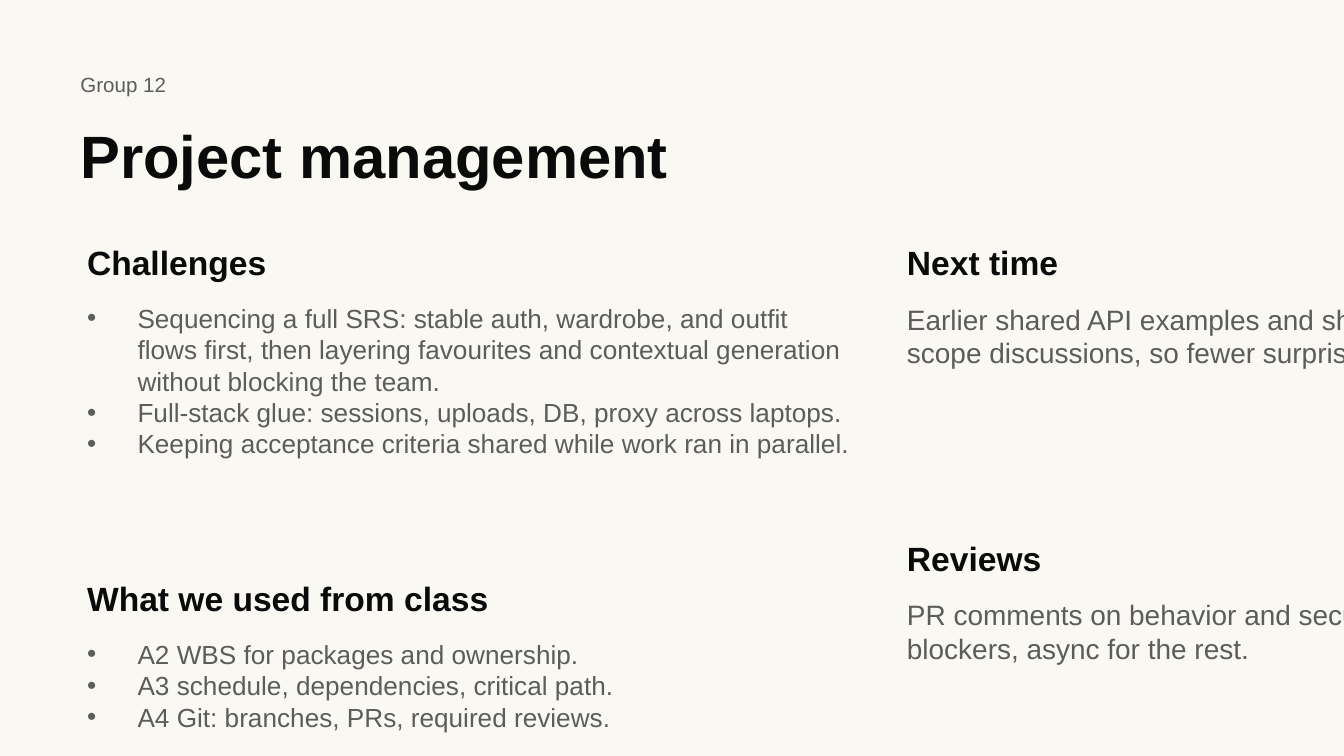
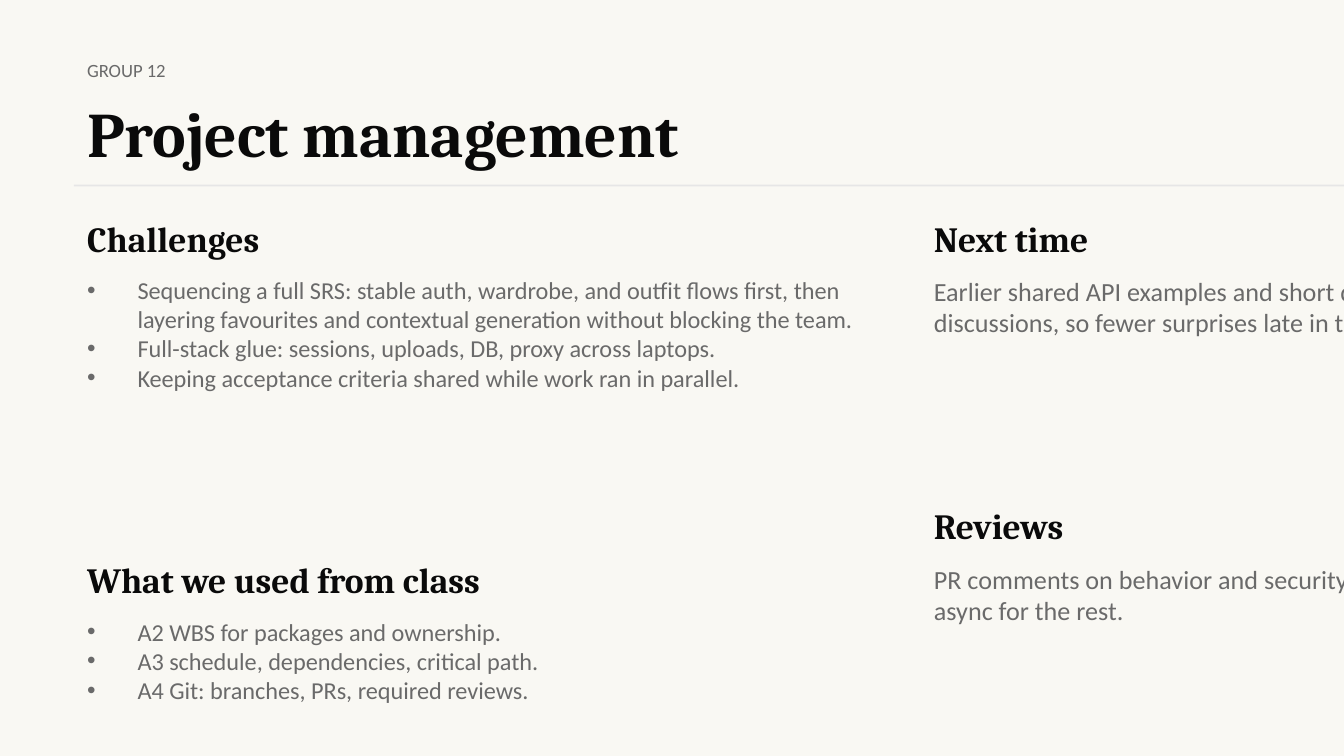
Before and after one commit to ENSF-400-Group-12/ENSF-400-Group-12-Presentation, a slide deck: slide 7 of export/ClosetAI-ENSF400-Group12.pptx. Drawn at 1344x756 pixels with LibreOffice and Linux fonts; fonts in the diff are those of the drawing. Boxes give left, top, right and bottom in pixels: in the first picture for what was removed or moved away, otherwise in the second. Text is boxed around its words. In the diff, an @@ line names an element or a change of style, - is before the commit and + after.

Commit message:
fix(exports): align PPTX/PDF with web deck layout and typography
Shared header rule, cream/white card panels, serif+sans pairing (Georgia/Calibri in PPT, Times/Helvetica in PDF), 16:9 PDF canvas, centered title slide. Regenerated export artifacts.

```diff
--- a/export/ClosetAI-ENSF400-Group12.pptx
+++ b/export/ClosetAI-ENSF400-Group12.pptx
@@ text "Project management": place and size @@
-text "Project management" at [80, 134, 667, 189]
+text "Project management" at [87, 113, 679, 170]
@@ text "Project management" at [87, 113, 679, 170]: size 32 to 34 pt, font Arial to Cambria @@
@@ text at [87, 65, 166, 77]: text changed; size 11 to 10 pt; font Arial to Calibri; text colour #5C5C5C to #6A6A6A @@
-Group 12
+GROUP 12
@@ line added from (74, 185) to (1344, 185), #E6E6E6 1 pt @@
@@ text "Challenges": place and size @@
-text "Challenges" at [87, 250, 266, 281]
+text "Challenges" at [87, 227, 259, 260]
@@ text "Next time": place and size @@
-text "Next time" at [907, 250, 1058, 276]
+text "Next time" at [934, 227, 1088, 253]
@@ text "Sequencing a full SRS: stable ..." at [138, 282, 852, 391]: size 14 to 13 pt, font Arial to Calibri, text colour #5C5C5C to #6A6A6A @@
@@ text "Sequencing a full SRS: stable ...": place and size @@
-text "Sequencing a full SRS: stable ..." at [138, 309, 849, 459]
+text "Sequencing a full SRS: stable ..." at [138, 282, 852, 391]
@@ text "Earlier shared API examples and ...": place and size @@
-text "Earlier shared API examples and ..." at [729, 309, 1314, 659]
+text "Earlier shared API examples and ..." at [934, 283, 1335, 620]
@@ text "Earlier shared API examples and ..." at [934, 283, 1335, 620]: size 15 to 14 pt, font Arial to Calibri, text colour #5C5C5C to #6A6A6A @@
@@ size 18 to 19 pt, font Arial to Cambria in 4 elements at [87, 568, 480, 594], [87, 227, 259, 260], [934, 227, 1088, 253], [934, 514, 1063, 540] @@
@@ text "Reviews": place and size @@
-text "Reviews" at [907, 546, 1041, 572]
+text "Reviews" at [934, 514, 1063, 540]
@@ text "What we used from class": place and size @@
-text "What we used from class" at [87, 586, 488, 612]
+text "What we used from class" at [87, 568, 480, 594]
@@ text "PR comments on behavior and ..." at [934, 571, 1344, 624]: size 15 to 14 pt, font Arial to Calibri, text colour #5C5C5C to #6A6A6A @@
@@ text "PR comments on behavior and ...": place and size @@
-text "PR comments on behavior and ..." at [907, 604, 1291, 664]
+text "PR comments on behavior and ..." at [934, 571, 1344, 624]
@@ text "A2 WBS for packages and ...": place and size @@
-text "A2 WBS for packages and ..." at [138, 645, 613, 732]
+text "A2 WBS for packages and ..." at [138, 624, 538, 703]
@@ text "A2 WBS for packages and ..." at [138, 624, 538, 703]: size 14 to 13 pt, font Arial to Calibri, text colour #5C5C5C to #6A6A6A @@
```
Also in this commit, not shown: 6 other slides changed, 3 other files.
